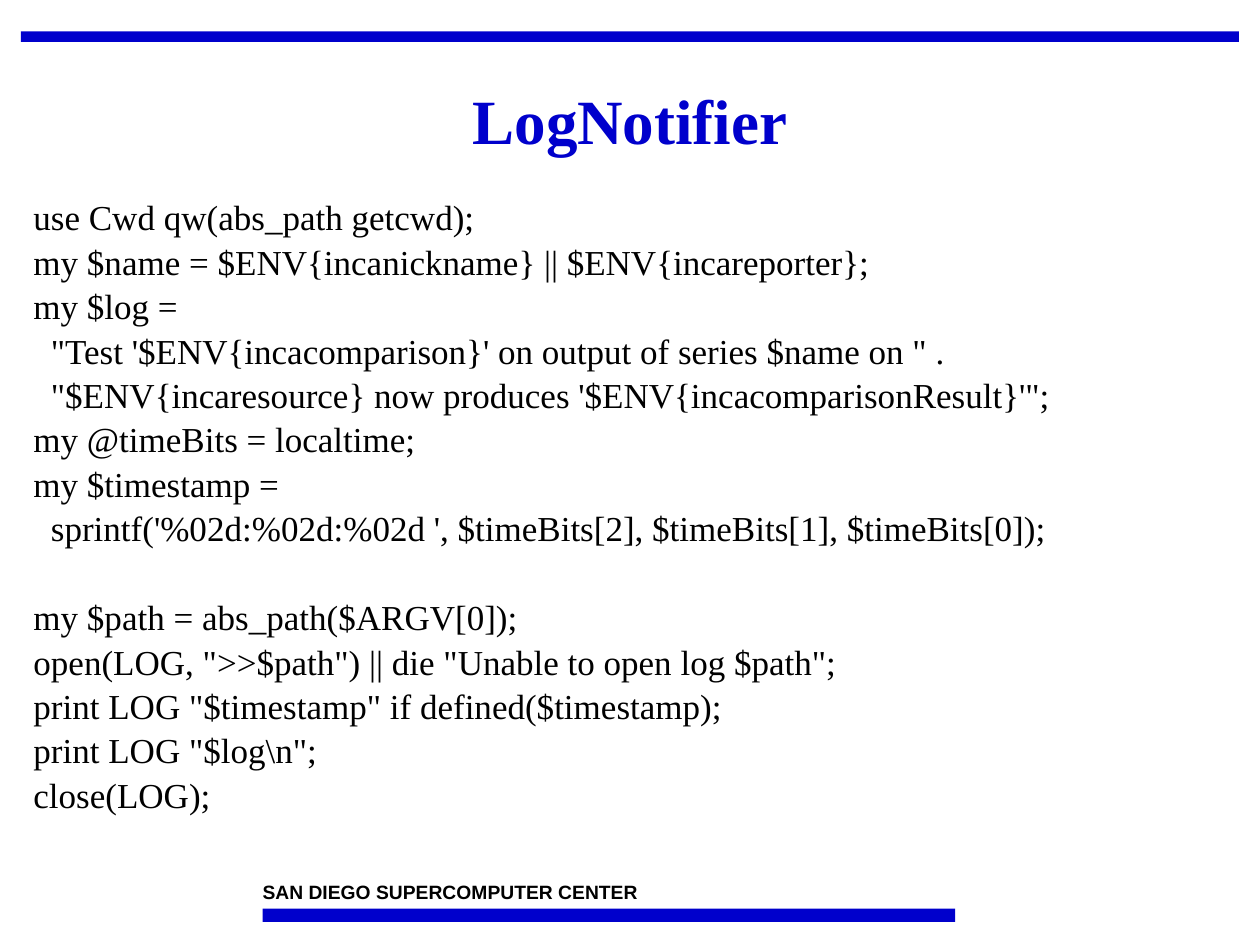
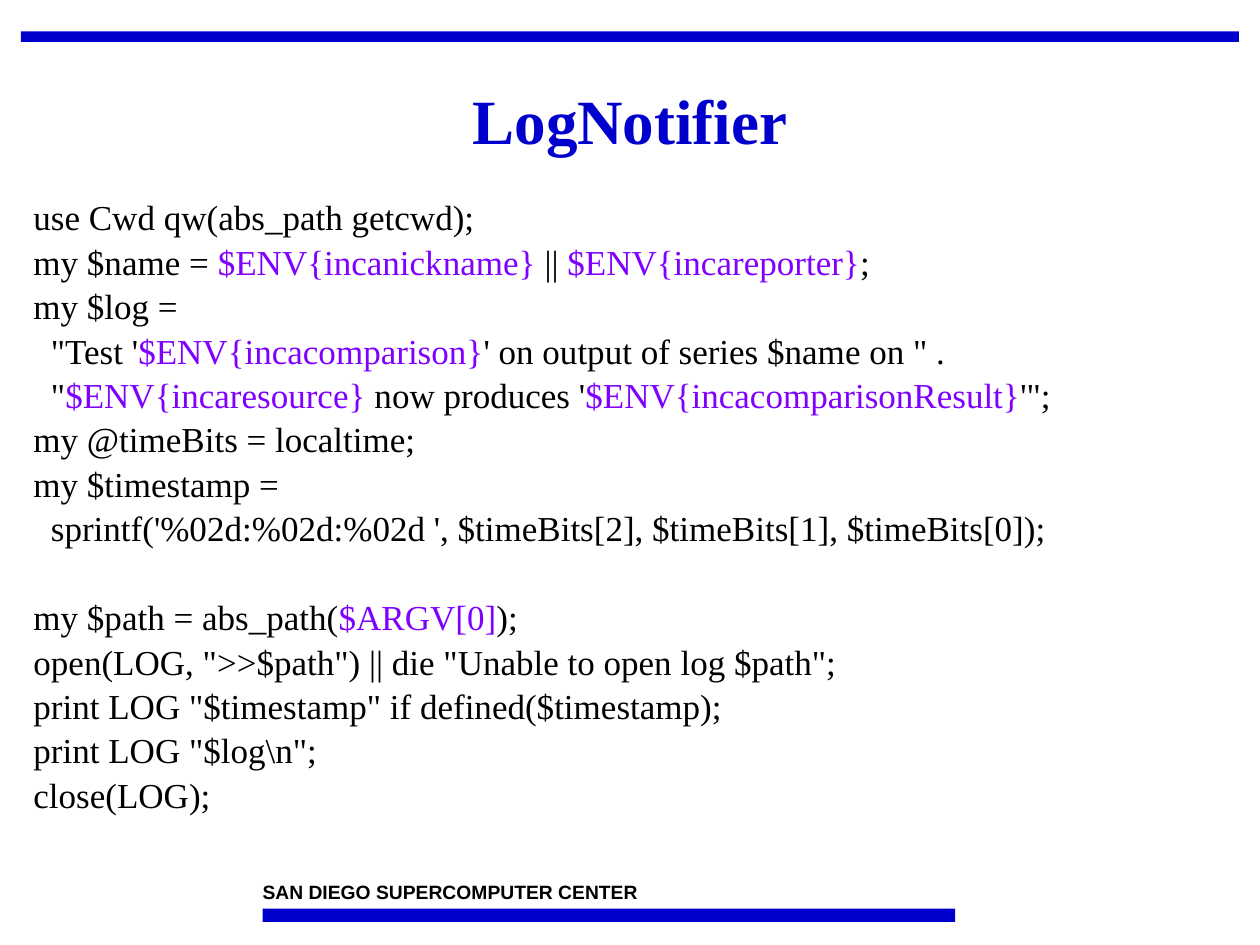
Before and after one commit to IncaProject/inca-xsede, a slide deck: slide 11 of talks/2008workshop/depot.ppt (slide 8 before the commit). Drawn at 1260x945 pixels with LibreOffice and Linux fonts; fonts in the diff are those of the drawing; background and template pictures are left out. Boxes give left, top, right and bottom in pixels: in the first picture for what was removed or moved away, otherwise in the second. Text is boxed around its words. In the diff, an @@ line names an element or a change of style, - is before the commit and + after.

```diff
--- a/talks/2008workshop/depot.ppt
+++ b/talks/2008workshop/depot.ppt
@@ text at [33, 249, 1051, 637]: text colour #000000 to #8000FF in "$ENV{incanickname} $ENV{incareporter};", "'$ENV{incacomparison}'", ""$ENV{incaresource} '$ENV{incacomparisonResult}'";", "abs_path($ARGV[0]);" @@
```
Also in this commit, not shown: 6 other slides changed, 4 slides added, 1 slide removed.
